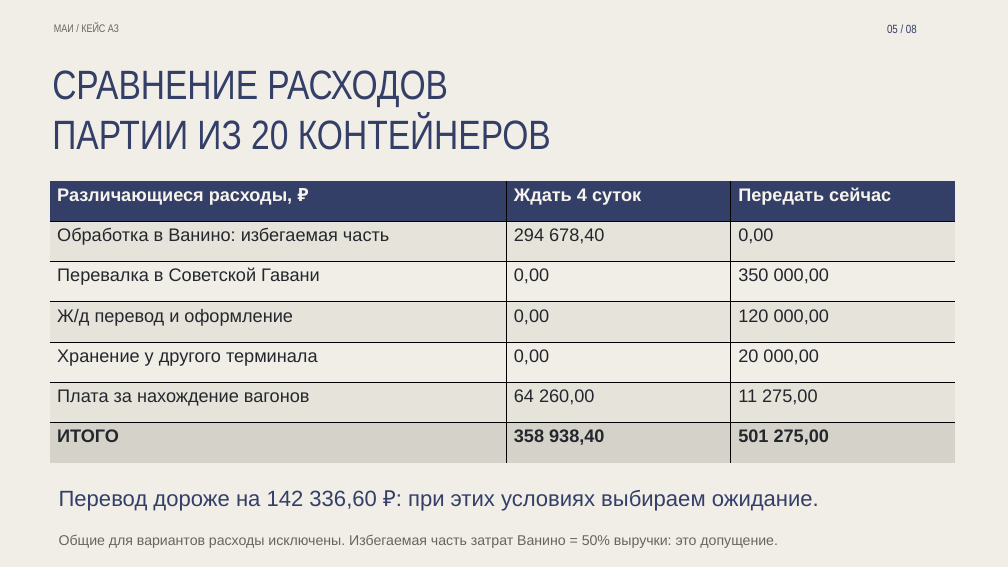
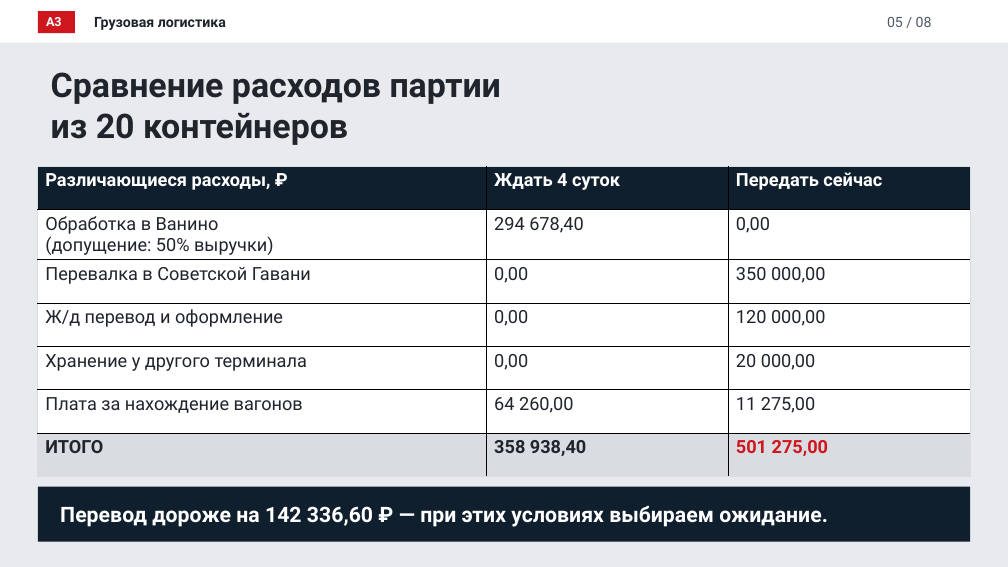
Before and after one commit to iszenzi/case-championship-hackathon-3-case, a slide deck: slide 5 of presentation/Vanino_Object_Motion.pptx. Drawn at 1008x567 pixels with LibreOffice and Linux fonts; fonts in the diff are those of the drawing. Boxes give left, top, right and bottom in pixels: in the first picture for what was removed or moved away, otherwise in the second. Text is boxed around its words. In the diff, an @@ line names an element or a change of style, - is before the commit and + after.

```diff
--- a/presentation/Vanino_Object_Motion.pptx
+++ b/presentation/Vanino_Object_Motion.pptx
@@ background #F0EEE6 to #E9EAED @@
@@ rectangle added at (0, 0, 1008, 42), fill #FFFFFF @@
@@ rectangle added at (38, 11, 75, 33), fill #CD171C @@
@@ text added at (46, 17, 62, 26), 12 pt, text #FFFFFF, bold @@
+А3
@@ text removed at (54, 24, 119, 32) @@
-МАИ / КЕЙС A3
@@ text added at (94, 17, 226, 30), 13.5 pt, text #20252D, bold @@
+Грузовая логистика
@@ text "05 / 08": place and size @@
-text "05 / 08" at (887, 25, 917, 33)
+text "05 / 08" at (887, 17, 932, 27)
@@ text "05 / 08" at (887, 17, 932, 27): size 11.2 to 13.5 pt, font Arial Narrow to Roboto, text colour #343F68 to #505966 @@
@@ text at (51, 72, 501, 145): text changed; size 39 to 32.2 pt; font Arial Narrow to Roboto; text colour #343F68 to #20252D; bold on @@
-ПАРТИИ ИЗ 20 КОНТЕЙНЕРОВ
+Сравнение расходов партии
+из 20 контейнеров
@@ text removed at (52, 70, 448, 106) @@
-СРАВНЕНИЕ РАСХОДОВ
@@ table at (38, 166, 971, 470) @@
-row 2, column 1: Обработка в Ванино: избегаемая часть
+row 2, column 1: Обработка в Ванино / (допущение: 50% выручки)
@@ fill #343F68 to #101F2E in row 1 @@
@@ fill #E5E3DA to #FFFFFF in 9 cells @@
@@ fill #F0EEE6 to #FFFFFF in 6 cells @@
@@ fill #D5D3C9 to #D9DCE1 in row 7 @@
@@ font Arial to Roboto in "Различающиеся расходы, ₽", "Ждать 4 суток", "Передать сейчас", "294 678,40" and 16 more places @@
@@ text colour #F6F4ED to #FFFFFF in "Различающиеся расходы, ₽", "Ждать 4 суток", "Передать сейчас" @@
@@ text colour #24272D to #20252D in "294 678,40", "0,00", "Перевалка в Советской Гавани", "0,00" and 12 more places @@
@@ text colour #24272D to #CD171C in "501 275,00" @@
@@ borders changed @@
@@ table: place and size @@
-table at (50, 181, 956, 464)
+table at (38, 166, 971, 470)
@@ rectangle added at (38, 487, 970, 542), fill #101F2E @@
@@ text at (60, 506, 828, 527): text changed; size 21 to 20.2 pt; font Arial to Roboto; text colour #343F68 to #FFFFFF; bold on @@
-Перевод дороже на 142 336,60 ₽: при этих условиях выбираем ожидание.
+Перевод дороже на 142 336,60 ₽ — при этих условиях выбираем ожидание.
@@ text removed at (59, 535, 777, 548) @@
-Общие для вариантов расходы исключены. Избегаемая часть затрат Ванино = 50% выручки: это допущение.
```
Also in this commit, not shown: 6 other slides changed, 1 slide added, 1 slide removed, 12 other files.
